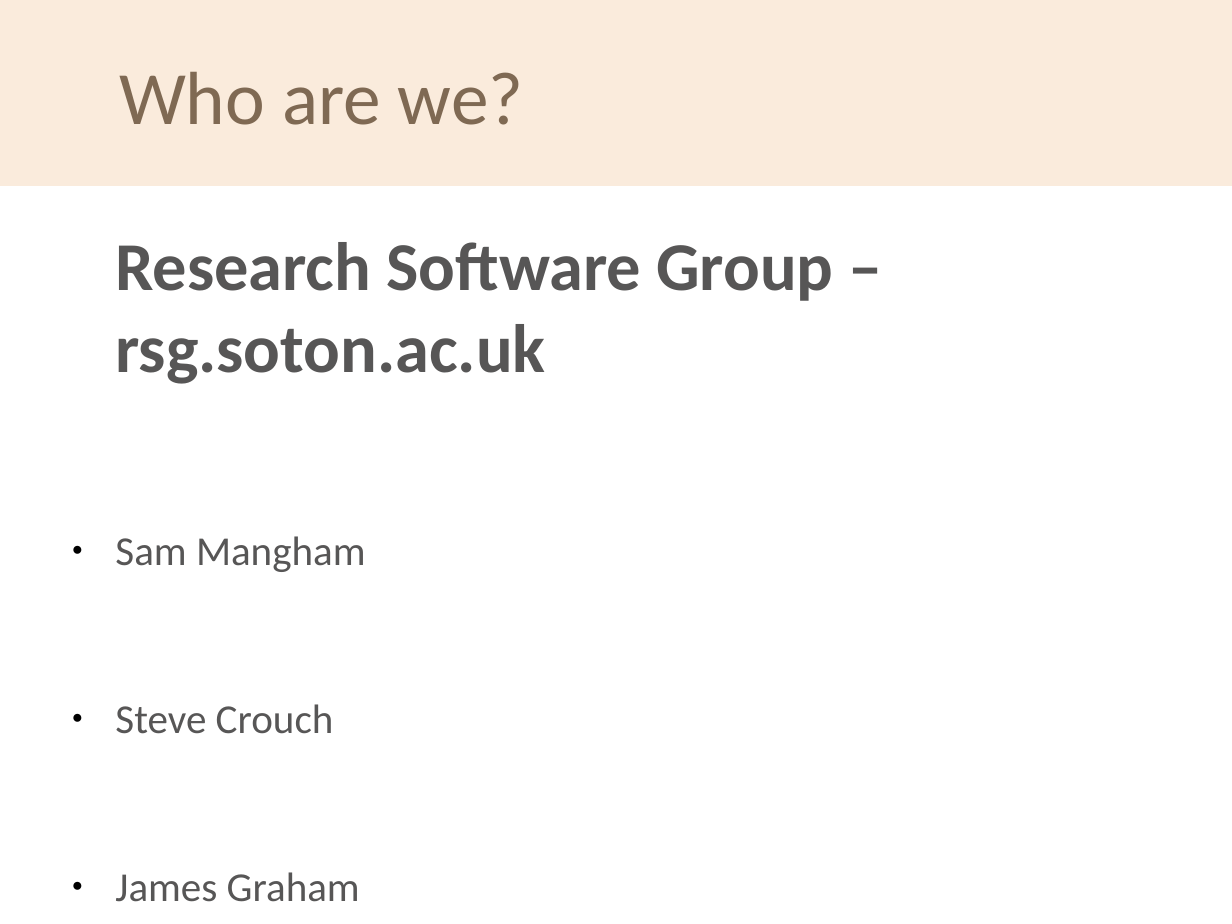
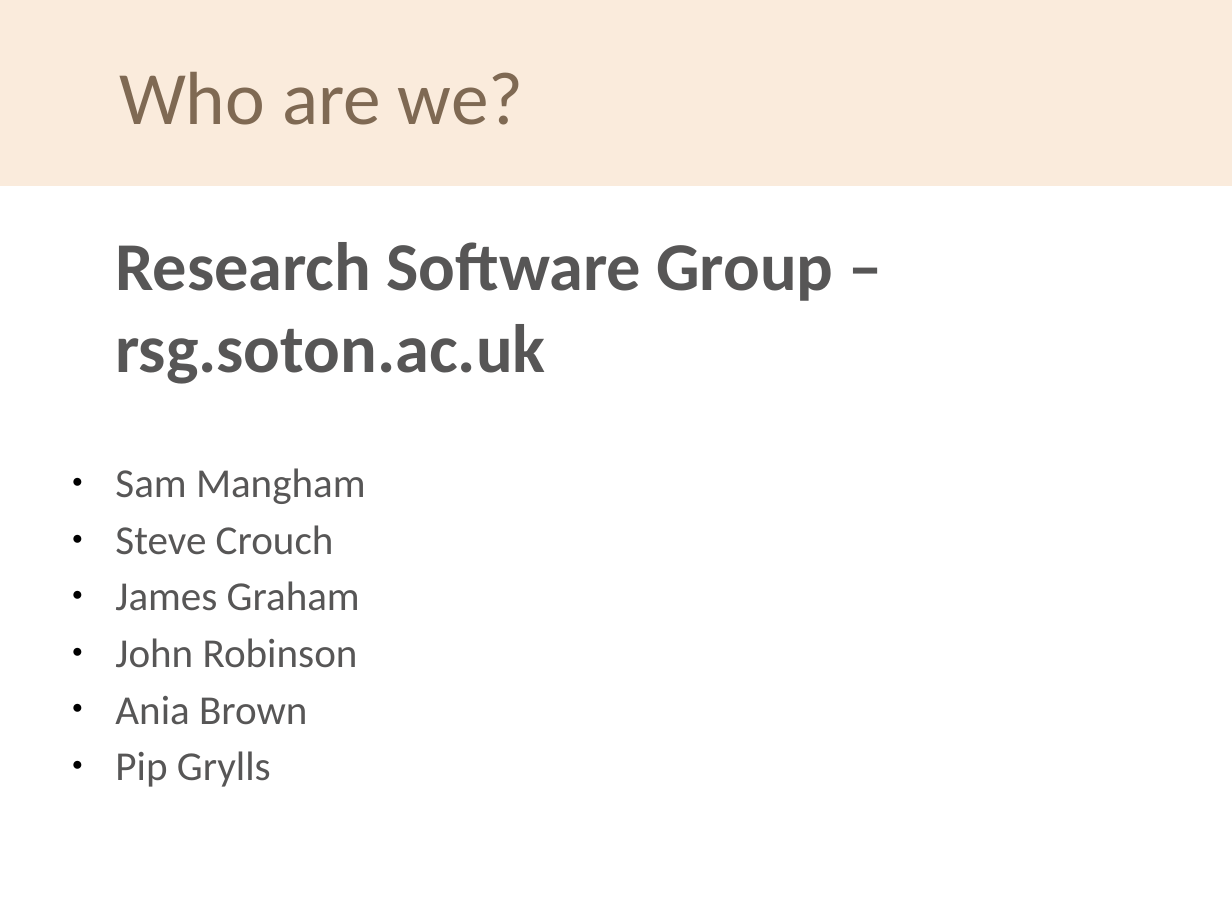
Before and after one commit to softwaresaved/2020-04-30-ramp-swc, a slide deck: slide 8 of welcome/swc-rsg-short-intro.odp. Drawn at 1232x924 pixels with LibreOffice and Linux fonts; fonts in the diff are those of the drawing; background and template pictures are left out. Boxes give left, top, right and bottom in pixels: in the first picture for what was removed or moved away, otherwise in the second. Text is boxed around its words. In the diff, an @@ line names an element or a change of style, - is before the commit and + after.

```diff
--- a/welcome/swc-rsg-short-intro.odp
+++ b/welcome/swc-rsg-short-intro.odp
@@ text at (115,468,366,668): less space between paragraphs @@
@@ text at (115,696,307,787): paragraphs added @@
+● Ania Brown
+● Pip Grylls
```
Also in this commit, not shown: 2 other slides changed, 4 other files.
